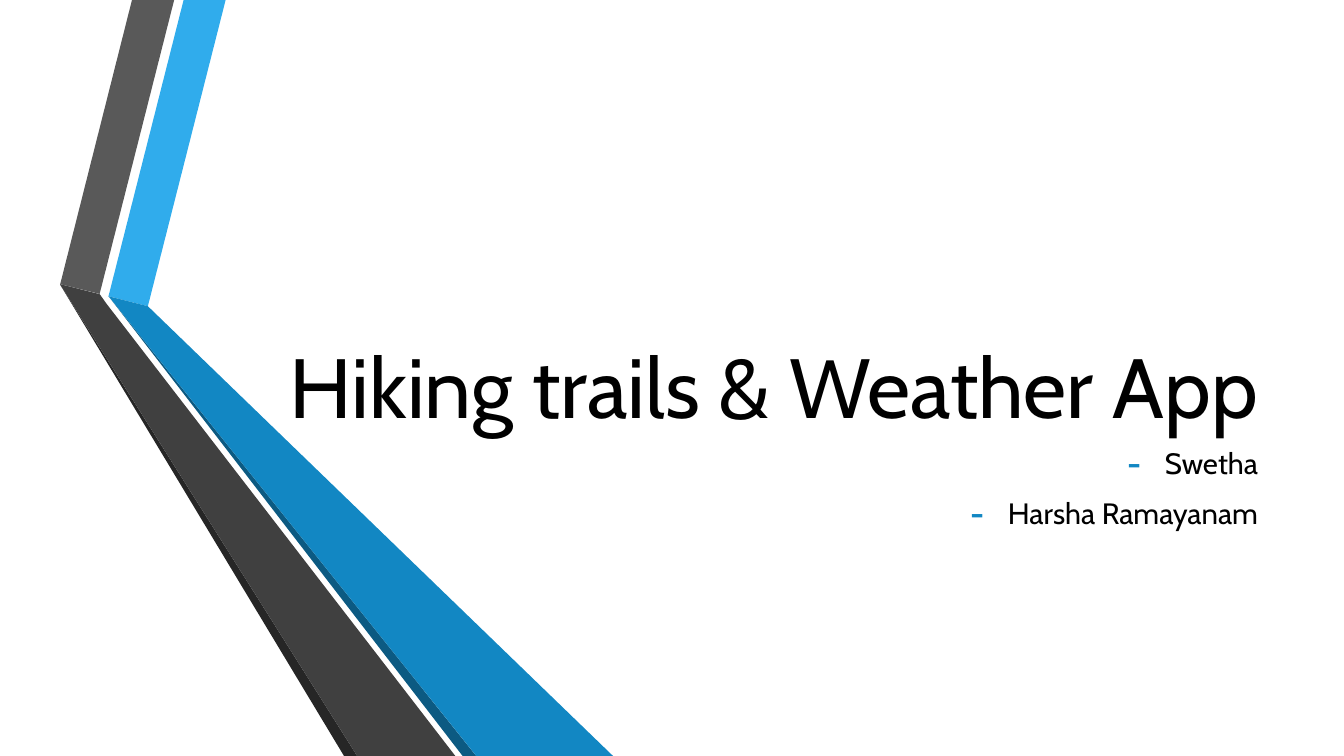
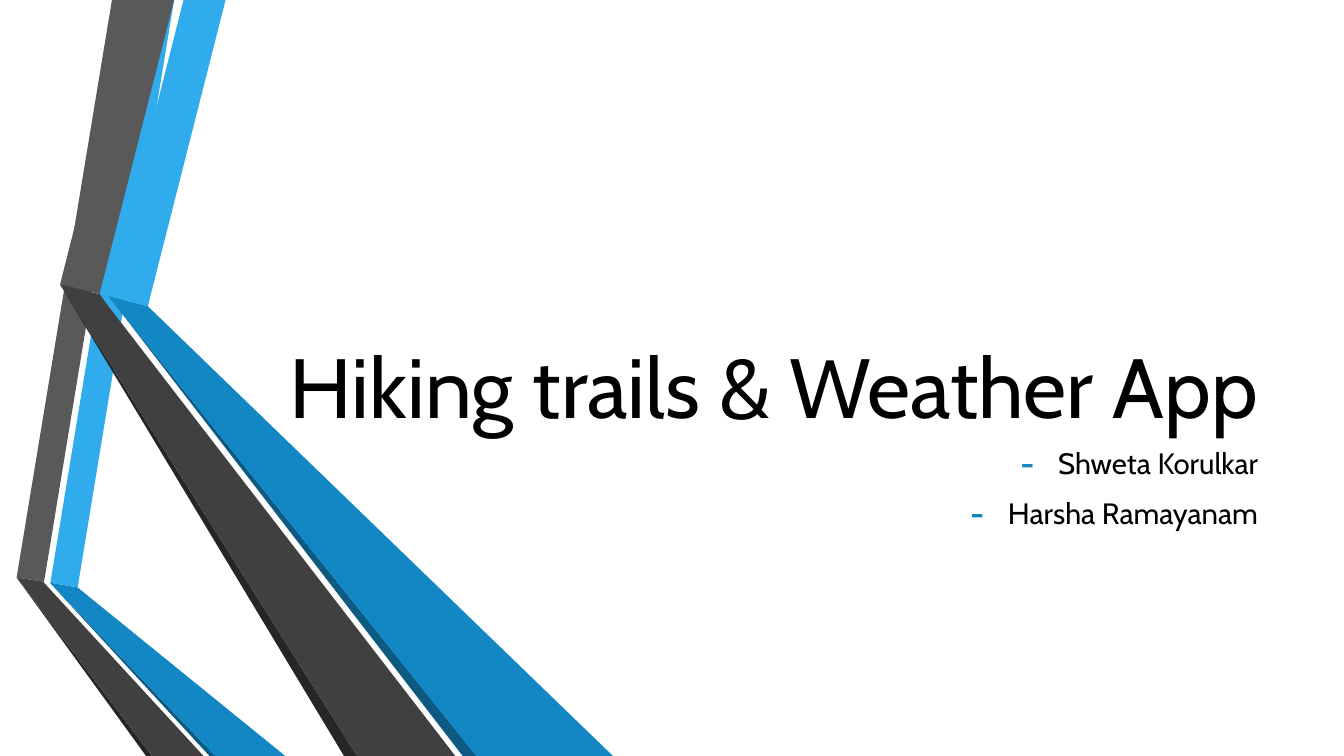
Before and after one commit to HarshaRamayanam/webdev-project, a slide deck: slide 1 of Project proposal.pptx. Drawn at 1344x756 pixels with LibreOffice and Linux fonts; fonts in the diff are those of the drawing; background and template pictures are left out. Boxes give left, top, right and bottom in pixels: in the first picture for what was removed or moved away, otherwise in the second. Text is boxed around its words. In the diff, an @@ line names an element or a change of style, - is before the commit and + after.

```diff
--- a/Project proposal.pptx
+++ b/Project proposal.pptx
@@ text at box(1058, 452, 1258, 475): text changed @@
-– Swetha
+– Shweta Korulkar
@@ group added at box(16, 0, 285, 756): 6 freeform shapes @@
```
Also in this commit, not shown: 7 slides added, 1 slide removed.
